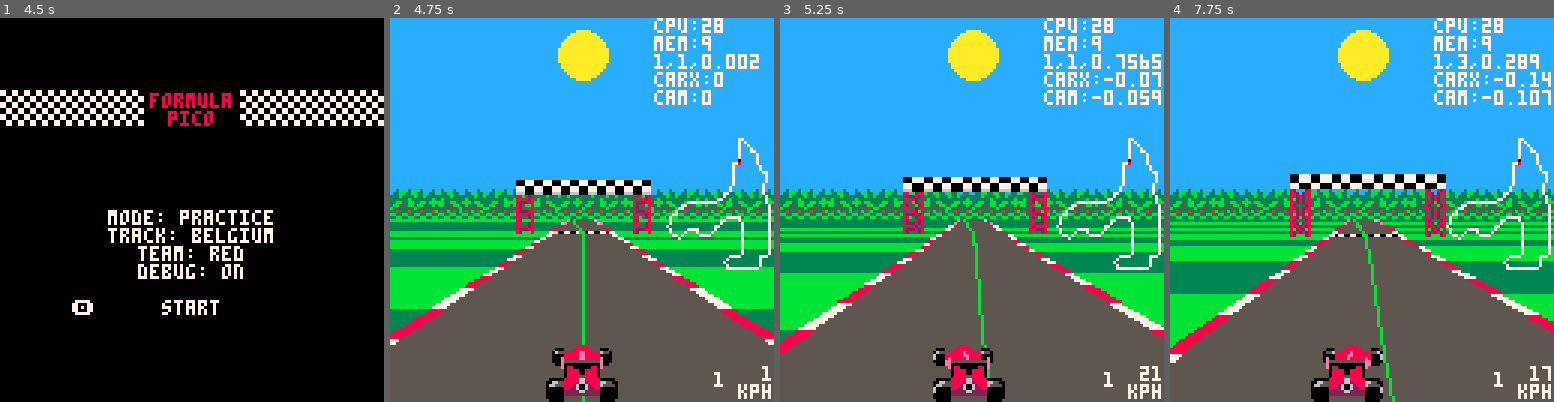
Above: before the commit, frames 1-4 (left to right).
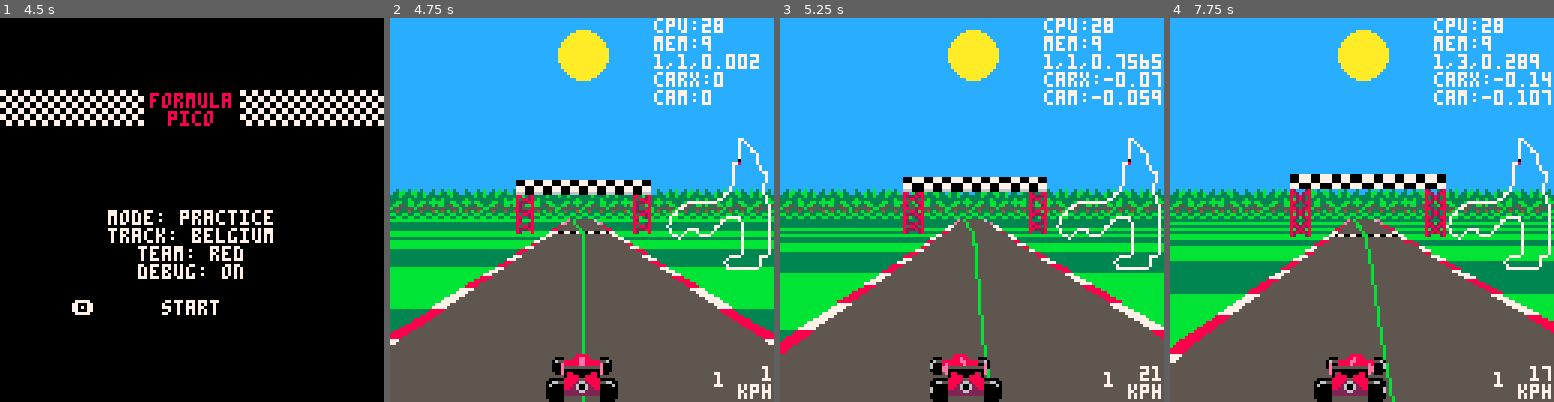
Above: after the commit, the same moments.

Repository: Joeltronics/formula_pico
Game: PICO-8 cartridge formula_pico.p8
The game is run twice, just before and just after one commit, with the same random seed, the same clock (stepped at 60 frames per second) and the same inputs.
Inputs:
- Up to frame 1 (4.5 s): tap X (X key) at 0.33, 1.07, 1.85, 2.97, 4.08 s; tap O (Z key) at 0.7, 1.7, 2.1, 2.5, 2.9, 3.3, 3.7, 4.1 s; hold Right 1.6-2.1 s; hold Up 2.15-2.42 s; hold Right 2.47-3.03 s; hold Left 3.08-3.58 s; hold Down 3.63-3.97 s; hold Right from 4.02 s (still down)
- Up to frame 2 (4.75 s): tap O (Z key) at 4.5 s; release Right at 4.68 s; hold Up from 4.73 s (still down)
- Up to frame 3 (5.25 s): tap O (Z key) at 4.9 s; release Up at 5.03 s; hold Left from 5.08 s (still down); tap X (X key) at 5.2 s
- Up to frame 4 (7.75 s): tap O (Z key) every 0.4 s from 5.3 to 7.7 s; release Left at 5.68 s; hold Down 5.73-6.03 s; hold Right 6.08-6.58 s; tap X (X key) at 6.32, 7.43 s; hold Right 6.63-7.13 s; hold Up 7.18-7.45 s; hold Right from 7.5 s (still down)

Frame 1 is identical in both runs. In frame 2, 0.9% of the frame differs, in the area x 42-59%, y 85-97%; in frame 3, 1.3%, in the area x 39-59%, y 85-100%; in frame 4, 1.3%.

Commit message:
Car sprite changes
* Reduce height
* More angles

Diff:
--- a/drawing.lua
+++ b/drawing.lua
@@ -219,8 +219,8 @@
 	add_bg_sprite(
 		sprite_list, sumct, seg,
 		{
-			img={0, 0, 24, 24},
-			siz={0.75,0.75},
+			img={0, 0, 24, 16},
+			siz={0.75,0.5},
 			palt=11,
 			palette=car.palette,
 		},
@@ -485,22 +485,19 @@
 	if use_scale then
 		camera()
 		local size = scale * 24 / 32
-		sspr(0, 0, 24, 24, x - size/2, y - size, size, size)
+		sspr(0, 0, 24, 16, x - size/2, y - size, size, size)
 	else
-		-- Car sprite is 24x24, x & y define bottom center
-		camera(-x + 12, -y + 24)
-		if car_sprite_turn < -1 then
-			-- TODO: sprite for this
-			spr(3, 1, 0, 3, 3)
-		elseif car_sprite_turn < 0 then
-			spr(3, 1, 0, 3, 3)
-		elseif car_sprite_turn > 1 then
-			-- TODO: sprite for this
-			spr(6, -1, 0, 3, 3)
-		elseif car_sprite_turn > 0 then
-			spr(6, -1, 0, 3, 3)
+		-- Car sprite is 24x16, x & y define bottom center
+		camera(-x + 12, -y + 16)
+		local flip = car_sprite_turn < 0
+		if abs(car_sprite_turn) > 2 then
+			spr(9, 0, 0, 3, 2, flip)
+		elseif abs(car_sprite_turn) > 1 then
+			spr(6, 0, 0, 3, 2, flip)
+		elseif car_sprite_turn ~= 0 then
+			spr(3, 0, 0, 3, 2, flip)
 		else
-			spr(0, 0, 0, 3, 3)
+			spr(0, 0, 0, 3, 2)
 		end
 		camera()
 	end
Not shown, changed: 32 lines of the sprite sheet (__gfx__) section of formula_pico.p8
